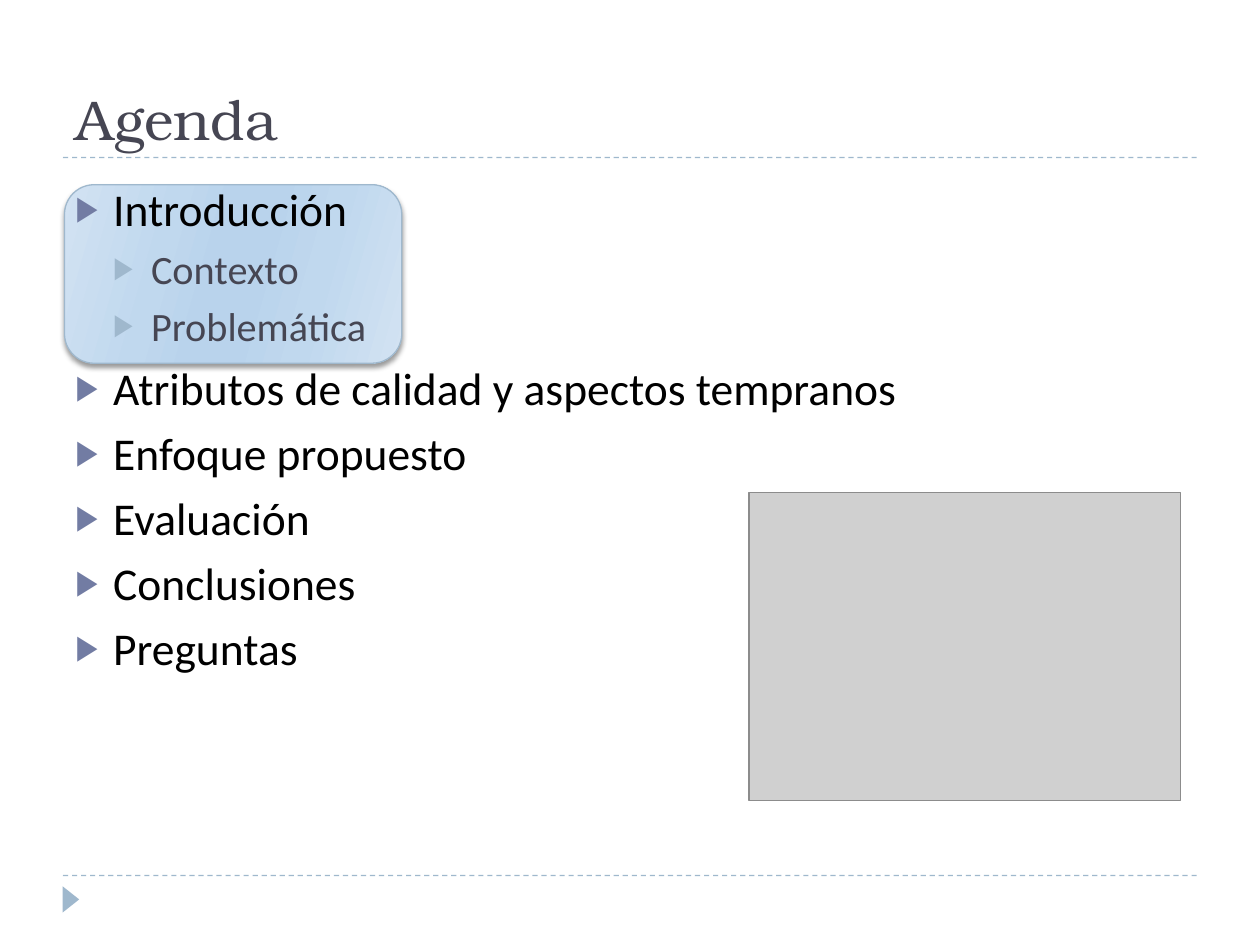
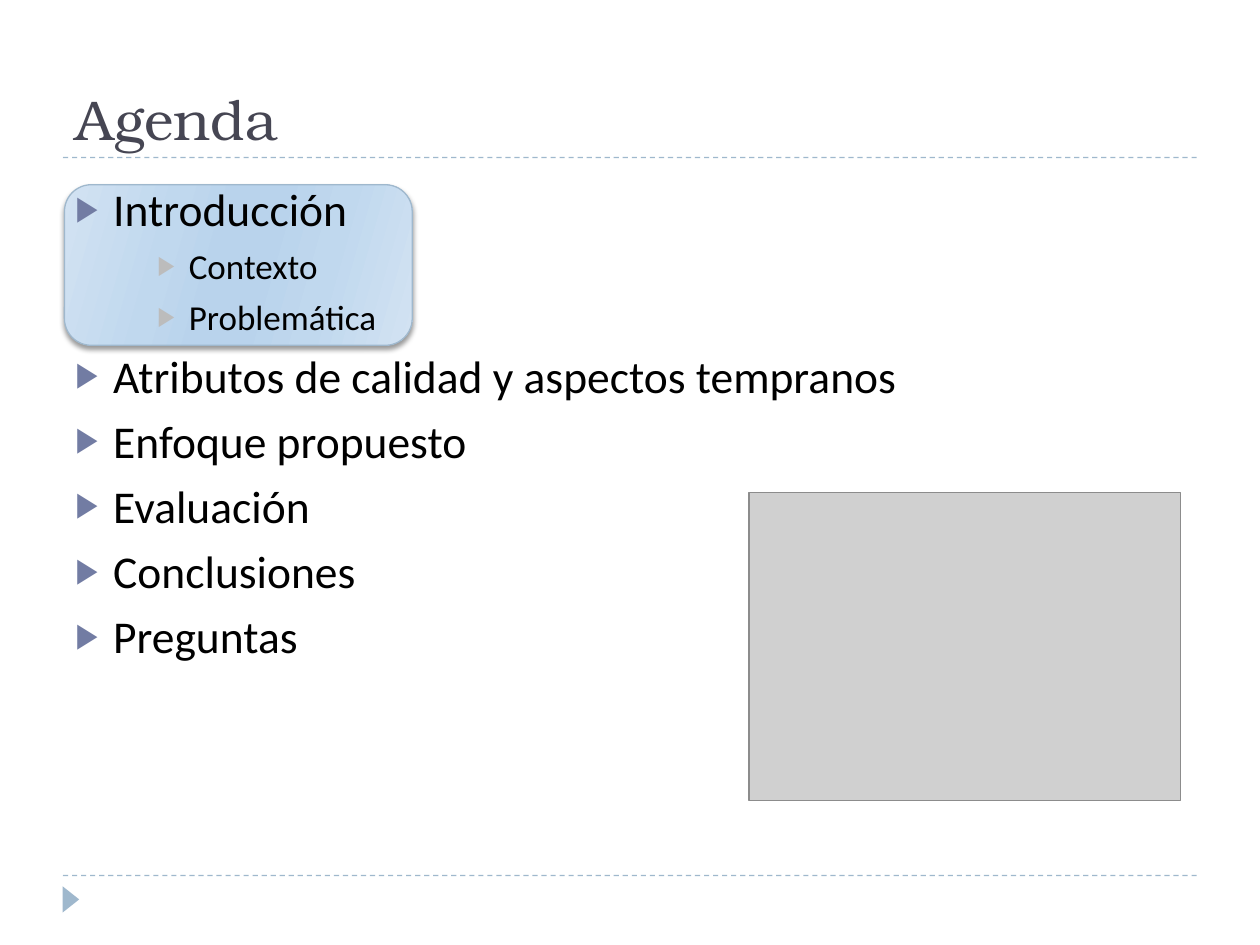
Before and after one commit to alejandrorago/qatesis2, a slide deck: slide 3 of Capitulos Finales/Filminas.pptx. Drawn at 1260x945 pixels with LibreOffice and Linux fonts; fonts in the diff are those of the drawing; grey boxes stand for pictures. Boxes give left, top, right and bottom in pixels: in the first picture for what was removed or moved away, otherwise in the second. Text is boxed around its words. In the diff, an @@ line names an element or a change of style, - is before the commit and + after.

```diff
--- a/Capitulos Finales/Filminas.pptx
+++ b/Capitulos Finales/Filminas.pptx
@@ rounded rectangle: place and size @@
-rounded rectangle at bbox=[64, 185, 402, 364]
+rounded rectangle at bbox=[64, 185, 412, 345]
@@ text at bbox=[189, 256, 376, 331]: size 23 to 20 pt, text colour #464653 to #000000 in "Contexto", "Problemática"; list level 2 to 3 in "Contexto"; bullet colour #9FB8CD to #BDBDBD; list level 2 to 3 in "Problemática" @@
```
Also in this commit, not shown: 20 other slides changed, 5 slides added, 4 slides removed.
